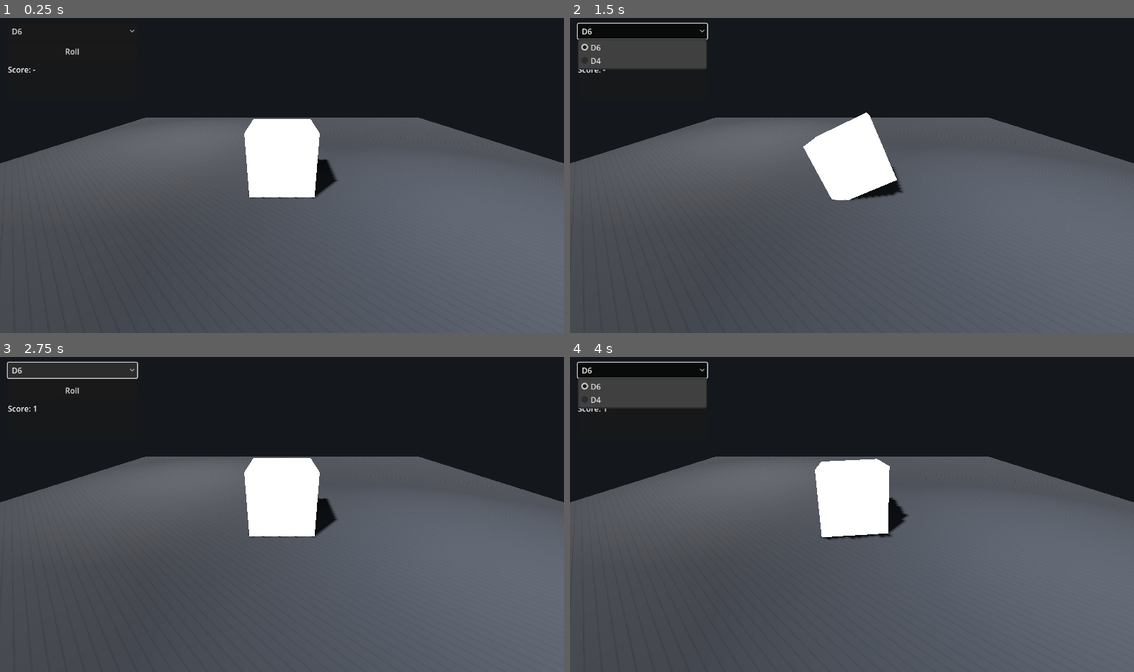
Above: before the commit, frames 1-4 (two rows, left to right).
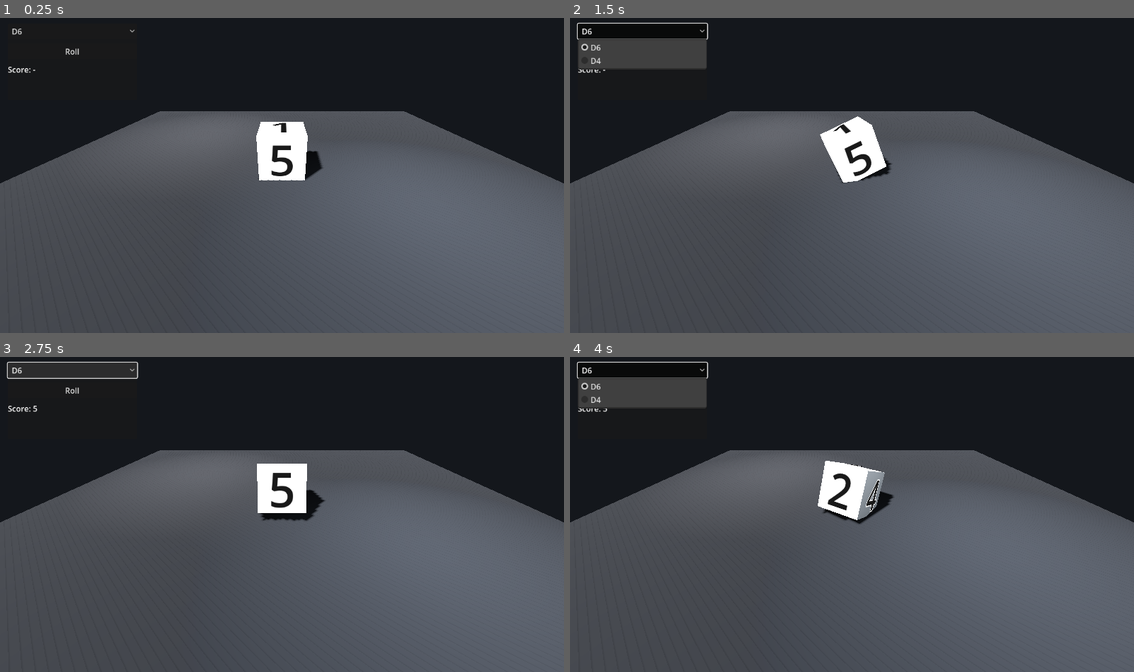
Above: after the commit, the same moments.

Repository: SarkisKhachatryan/diceatro
Game: Godot game, scene res://scenes/Main.tscn
Two runs of this game, one before a commit and one after it. Both use one fixed random seed, a clock stepped at 60 frames per second and the inputs below.
Inputs:
- Up to frame 1 (0.25 s): no input
- Up to frame 2 (1.5 s): click "Roll" at 0.5 s; click "D6" at 1.25 s
- Up to frame 3 (2.75 s): click "D6" at 2 s
- Up to frame 4 (4 s): click "Roll" at 2.75 s; click "D6" at 3.5 s

The runs differ from the first frame. In frame 1, 4.6% of the frame differs, in the area x 0-100%, y 29-58%; in frame 2, 4.3%; in frame 3, 4.8%; in frame 4, 4.9%, in the area x 0-100%, y 16-59%.

Commit message:
Update dice visuals/logic, add headless tests, and logging support

Diff:
--- a/project.godot
+++ b/project.godot
@@ -11,6 +11,10 @@
 [application]
 
 config/name="Diceatro"
+run/main_scene="res://scenes/Main.tscn"
 config/features=PackedStringArray("4.5", "Forward Plus")
 config/icon="res://icon.svg"
-run/main_scene="res://scenes/Main.tscn"
+
+[debug]
+
+file_logging/enable_file_logging=true
--- a/scenes/Dice.tscn
+++ b/scenes/Dice.tscn
@@ -22,20 +22,24 @@
 font_size = 96
 pixel_size = 0.01
 position = Vector3(0, 0.53, 0)
-rotation = Vector3(1.570796, 0, 0)
+rotation = Vector3(-1.570796, 0, 0)
 modulate = Color(0.1, 0.1, 0.1, 1)
 outline_modulate = Color(1, 1, 1, 1)
 outline_size = 10
+billboard = 0
+shaded = false
 
 [node name="FaceDown_6" type="Label3D" parent="."]
 text = "6"
 font_size = 96
 pixel_size = 0.01
 position = Vector3(0, -0.53, 0)
-rotation = Vector3(-1.570796, 0, 3.141593)
+rotation = Vector3(1.570796, 0, 3.141593)
 modulate = Color(0.1, 0.1, 0.1, 1)
 outline_modulate = Color(1, 1, 1, 1)
 outline_size = 10
+billboard = 0
+shaded = false
 
 [node name="FaceRight_3" type="Label3D" parent="."]
 text = "3"
@@ -46,6 +50,8 @@
 modulate = Color(0.1, 0.1, 0.1, 1)
 outline_modulate = Color(1, 1, 1, 1)
 outline_size = 10
+billboard = 0
+shaded = false
 
 [node name="FaceLeft_4" type="Label3D" parent="."]
 text = "4"
@@ -56,23 +62,29 @@
 modulate = Color(0.1, 0.1, 0.1, 1)
 outline_modulate = Color(1, 1, 1, 1)
 outline_size = 10
+billboard = 0
+shaded = false
 
 [node name="FaceFront_2" type="Label3D" parent="."]
 text = "2"
 font_size = 96
 pixel_size = 0.01
 position = Vector3(0, 0, -0.53)
-rotation = Vector3(0, 0, 0)
+rotation = Vector3(0, 3.141593, 0)
 modulate = Color(0.1, 0.1, 0.1, 1)
 outline_modulate = Color(1, 1, 1, 1)
 outline_size = 10
+billboard = 0
+shaded = false
 
 [node name="FaceBack_5" type="Label3D" parent="."]
 text = "5"
 font_size = 96
 pixel_size = 0.01
 position = Vector3(0, 0, 0.53)
-rotation = Vector3(0, 3.141593, 0)
+rotation = Vector3(0, 0, 0)
 modulate = Color(0.1, 0.1, 0.1, 1)
 outline_modulate = Color(1, 1, 1, 1)
 outline_size = 10
+billboard = 0
+shaded = false
--- a/scenes/Main.tscn
+++ b/scenes/Main.tscn
@@ -44,8 +44,8 @@
 light_color = Color(1, 0.95, 0.9, 1)
 
 [node name="Camera3D" type="Camera3D" parent="."]
-position = Vector3(0, 1.7, 3.2)
-rotation = Vector3(-0.45, 0, 0)
+position = Vector3(0, 2.35, 4.35)
+rotation = Vector3(-0.52, 0, 0)
 
 [node name="Floor" type="MeshInstance3D" parent="."]
 mesh = SubResource("PlaneMesh_1")
--- a/scripts/Dice.gd
+++ b/scripts/Dice.gd
@@ -24,6 +24,7 @@
 @export var snap_duration := 0.14
 @export var min_spins := 2
 @export var max_spins := 4
+@export var count_face_user_sees := true
 
 var is_rolling := false
 var _rng := RandomNumberGenerator.new()
@@ -31,15 +32,18 @@
 
 func _ready() -> void:
 	_rng.randomize()
-	_disable_label_billboarding()
 	rotation = FACE_ROTATIONS[1]
+	_configure_face_labels()
 
 
 func roll() -> void:
 	if is_rolling:
 		return
 
-	_disable_label_billboarding()
+	# Keep labels configured (in case scene is reloaded/hot-changed).
+	_configure_face_labels()
+
+	var value: int = _rng.randi_range(1, 6)
 
 	var spins := Vector3(
 		_rng.randi_range(min_spins, max_spins),
@@ -67,20 +71,24 @@
 	tween.tween_property(self, "scale", Vector3(1.08, 0.92, 1.08), 0.10).set_ease(Tween.EASE_IN)
 	tween.tween_property(self, "scale", Vector3.ONE, 0.12).set_ease(Tween.EASE_OUT)
 
-	tween.tween_callback(Callable(self, "_finish_roll"))
+	tween.tween_callback(Callable(self, "_finish_roll").bind(value))
 
 
-func _finish_roll() -> void:
+func _finish_roll(value: int) -> void:
 	# Normalize rotation to avoid it growing without bound after many rolls.
 	rotation = Vector3(
 		wrapf(rotation.x, -PI, PI),
 		wrapf(rotation.y, -PI, PI),
 		wrapf(rotation.z, -PI, PI)
 	)
-	var value := _get_top_value()
 
-	# Snap to a stable "face-flat" orientation so it's never left balancing on an edge.
-	var snap_rot: Vector3 = FACE_ROTATIONS[value]
+	# Snap to a stable orientation. If requested, orient the rolled face toward the camera
+	# (so score matches the face the user sees).
+	var snap_rot: Vector3
+	if count_face_user_sees:
+		snap_rot = _get_rotation_presenting_value_to_camera(value)
+	else:
+		snap_rot = FACE_ROTATIONS[value]
 	var tween := create_tween()
 	tween.set_trans(Tween.TRANS_QUART)
 	tween.set_ease(Tween.EASE_OUT)
@@ -103,15 +111,68 @@
 
 
 func _disable_label_billboarding() -> void:
-	# Ensure numbers are "printed" on the faces (not always facing the camera).
+	pass
+
+
+func _configure_face_labels() -> void:
+	# D6 labels are authored in `scenes/Dice.tscn` with correct position/rotation.
+	# We only enforce render settings here (no transform changes).
 	for f in FACE_DEFS:
 		var label := get_node_or_null(f["path"]) as Label3D
 		if label == null:
 			continue
-		# Label3D uses the same billboard modes as BaseMaterial3D.
 		label.billboard = BaseMaterial3D.BILLBOARD_DISABLED
 		label.no_depth_test = false
 		label.double_sided = false
+		label.shaded = false
+
+
+func _get_rotation_presenting_value_to_camera(value: int) -> Vector3:
+	var cam := get_viewport().get_camera_3d()
+	if cam == null:
+		return FACE_ROTATIONS[value]
+
+	var desired_dir: Vector3 = (cam.global_position - global_position).normalized()
+
+	# Find face definition for the given value.
+	var face_normal := Vector3.UP
+	var face_up := Vector3.UP
+	for f in FACE_DEFS:
+		var v: int = f["value"]
+		if v == value:
+			face_normal = f["normal"]
+			face_up = f["up"]
+			break
+
+	var target_basis := _compute_target_basis(desired_dir, face_normal, face_up)
+	return target_basis.get_euler()
+
+
+func _compute_target_basis(desired_dir: Vector3, face_normal: Vector3, face_up: Vector3) -> Basis:
+	# Build a basis where the chosen face's outward normal points toward desired_dir,
+	# while keeping the digit upright using a projected-up vector.
+	var dir := desired_dir.normalized()
+	var z_world := -dir
+
+	var desired_up := Vector3.UP - dir * Vector3.UP.dot(dir)
+	if desired_up.length() < 0.001:
+		desired_up = Vector3.FORWARD - dir * Vector3.FORWARD.dot(dir)
+	desired_up = desired_up.normalized()
+
+	var x_world := desired_up.cross(z_world).normalized()
+	var y_world := z_world.cross(x_world).normalized()
+	var world_basis := Basis(x_world, y_world, z_world)
+
+	# Local face basis: we want local -Z to be outward.
+	var z_local := -face_normal.normalized()
+	var y_local := face_up - z_local * face_up.dot(z_local)
+	if y_local.length() < 0.001:
+		y_local = Vector3.UP - z_local * Vector3.UP.dot(z_local)
+	y_local = y_local.normalized()
+	var x_local := y_local.cross(z_local).normalized()
+	var local_basis := Basis(x_local, y_local, z_local)
+
+	return world_basis * local_basis.inverse()
 
 
 func _emit_roll(value: int) -> void:
--- a/scripts/Main.gd
+++ b/scripts/Main.gd
@@ -53,6 +53,9 @@
 	for child in dice_holder.get_children():
 		child.queue_free()
 
+	# D4 is taller (tetrahedron), so lift it a bit to avoid clipping into the floor.
+	dice_holder.position = Vector3(0, 0.5 if sides == 6 else 0.9, 0)
+
 	var scene := D6_SCENE if sides == 6 else D4_SCENE
 	dice = scene.instantiate()
 	dice_holder.add_child(dice)
--- /dev/null
+++ b/tests/run_tests.gd
@@ -0,0 +1,161 @@
+extends SceneTree
+
+# Minimal headless test runner (no addons).
+# Run (example):
+#   godot --headless --script res://tests/run_tests.gd
+
+var _failures: int = 0
+var _assertions: int = 0
+
+
+func _initialize() -> void:
+	# Defer so the SceneTree is fully initialized.
+	call_deferred("_run_all")
+
+
+func _fail(msg: String) -> void:
+	_failures += 1
+	push_error(msg)
+
+
+func _assert_true(cond: bool, msg: String) -> void:
+	_assertions += 1
+	if not cond:
+		_fail(msg)
+
+
+func _assert_eq_int(a: int, b: int, msg: String) -> void:
+	_assertions += 1
+	if a != b:
+		_fail("%s (expected %d, got %d)" % [msg, b, a])
+
+
+func _assert_gt(a: float, b: float, msg: String) -> void:
+	_assertions += 1
+	if not (a > b):
+		_fail("%s (expected > %f, got %f)" % [msg, b, a])
+
+
+func _run_all() -> void:
+	# Ensure a viewport exists.
+	await process_frame
+
+	await _test_d6_camera_facing_value()
+	await _test_d4_target_basis_points_face_to_camera()
+	await _test_d4_safe_position_above_floor()
+
+	var summary := "Tests: %d assertions, %d failures" % [_assertions, _failures]
+	if _failures == 0:
+		print(summary)
+		# Give queued frees a couple frames to complete to avoid leak warnings at exit.
+		await process_frame
+		await process_frame
+		quit(0)
+	else:
+		printerr(summary)
+		await process_frame
+		await process_frame
+		quit(1)
+
+
+func _setup_camera() -> Camera3D:
+	var cam := Camera3D.new()
+	cam.name = "TestCamera"
+	cam.position = Vector3(0, 2.2, 4.2)
+	root.add_child(cam)
+	cam.look_at(Vector3.ZERO, Vector3.UP)
+	return cam
+
+
+func _test_d6_camera_facing_value() -> void:
+	var cam := _setup_camera()
+	var dice_scene: PackedScene = load("res://scenes/Dice.tscn")
+	var dice := dice_scene.instantiate()
+	root.add_child(dice)
+
+	# Make sure camera-facing mode is enabled (default true).
+	dice.count_face_user_sees = true
+
+	# Put dice at origin for stable vectors.
+	dice.global_position = Vector3.ZERO
+
+	for value in range(1, 7):
+		var rot: Vector3 = dice._get_rotation_presenting_value_to_camera(value)
+		dice.rotation = rot
+
+		var desired_dir: Vector3 = (cam.global_position - dice.global_position).normalized()
+		var best_value: int = -1
+		var best_dot: float = -INF
+		for f in dice.FACE_DEFS:
+			var v: int = f["value"]
+			var n: Vector3 = f["normal"]
+			var world_n: Vector3 = (dice.global_transform.basis * n).normalized()
+			var d: float = world_n.dot(desired_dir)
+			if d > best_dot:
+				best_dot = d
+				best_value = v
+
+		_assert_eq_int(best_value, value, "D6 should present face %d toward camera" % value)
+		_assert_gt(best_dot, 0.92, "D6 presented face should strongly face camera")
+
+	dice.queue_free()
+	cam.queue_free()
+	dice = null
+	cam = null
+	dice_scene = null
+	await process_frame
+	await process_frame
+
+
+func _test_d4_target_basis_points_face_to_camera() -> void:
+	var cam := _setup_camera()
+	var d4_scene: PackedScene = load("res://scenes/D4.tscn")
+	var d4 := d4_scene.instantiate()
+	root.add_child(d4)
+
+	# Ensure ready ran so labels exist.
+	await process_frame
+
+	d4.global_position = Vector3.ZERO
+	var desired_dir: Vector3 = (cam.global_position - d4.global_position).normalized()
+
+	for value in range(1, 5):
+		var face: Dictionary = d4._get_face_for_value(value)
+		var face_normal: Vector3 = face["normal"]
+		var face_up: Vector3 = face["up"]
+		var basis: Basis = d4._compute_target_basis(desired_dir, face_normal, face_up)
+		var world_n: Vector3 = (basis * face_normal).normalized()
+		var dot: float = world_n.dot(desired_dir)
+		_assert_gt(dot, 0.92, "D4 face %d should point toward camera" % value)
+
+	d4.queue_free()
+	cam.queue_free()
+	d4 = null
+	cam = null
+	d4_scene = null
+	await process_frame
+	await process_frame
+
+
+func _test_d4_safe_position_above_floor() -> void:
+	var cam := _setup_camera()
+	var d4_scene: PackedScene = load("res://scenes/D4.tscn")
+	var d4 := d4_scene.instantiate()
+	root.add_child(d4)
+	await process_frame
+
+	d4.global_position = Vector3.ZERO
+	var desired_dir: Vector3 = (cam.global_position - d4.global_position).normalized()
+	var face: Dictionary = d4._get_face_for_value(1)
+	var basis: Basis = d4._compute_target_basis(desired_dir, face["normal"], face["up"])
+	var pos: Vector3 = d4._compute_safe_position(basis)
+
+	_assert_gt(pos.y, -0.0001, "D4 safe position should not go below floor")
+
+	d4.queue_free()
+	cam.queue_free()
+	d4 = null
+	cam = null
+	d4_scene = null
+	await process_frame
+	await process_frame
Not shown, added: tests/run_tests.gd.uid
Not shown, added: test.log
